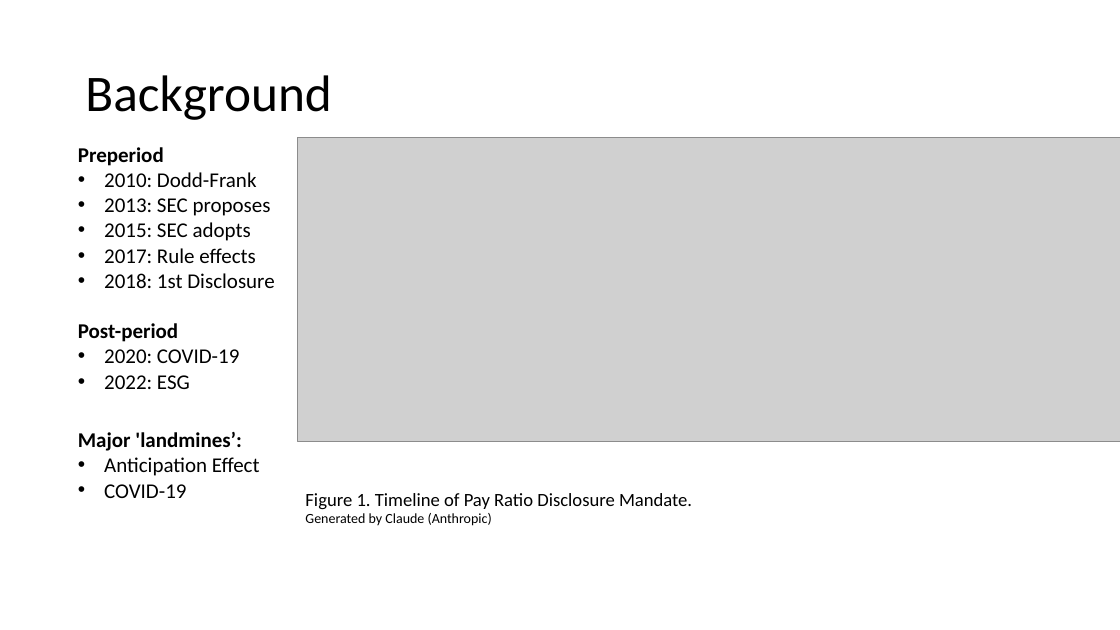
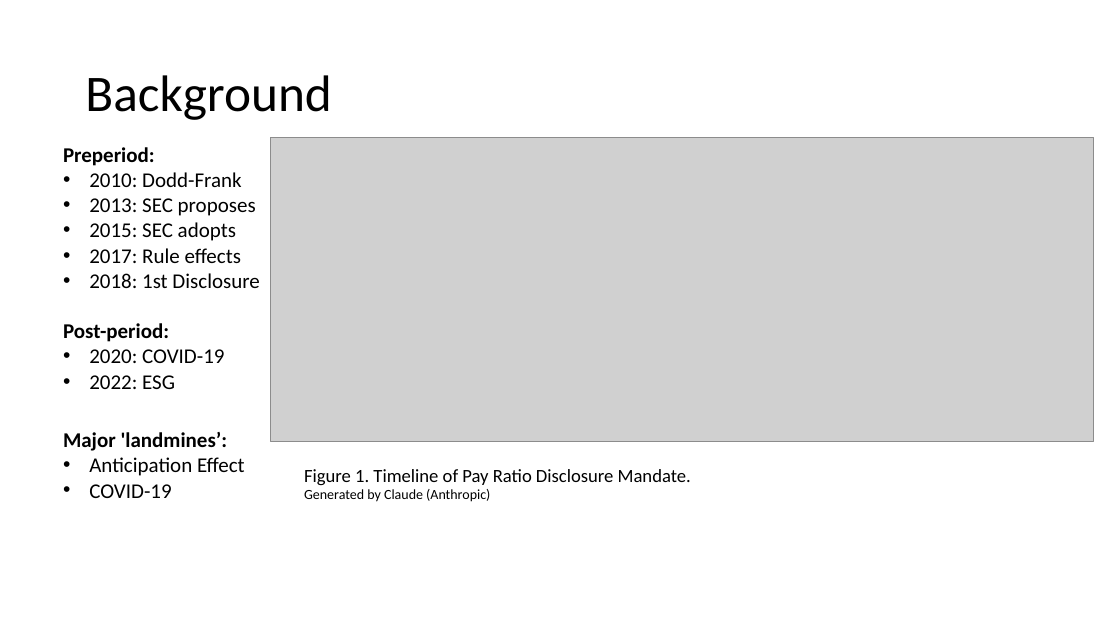
Before and after one commit to xianghancao/ECF, a slide deck: slide 5 of ECF_5.9.pptx. Drawn at 1120x630 pixels with LibreOffice and Linux fonts; fonts in the diff are those of the drawing; grey boxes stand for pictures. Boxes give left, top, right and bottom in pixels: in the first picture for what was removed or moved away, otherwise in the second. Text is boxed around its words. In the diff, an @@ line names an element or a change of style, - is before the commit and + after.

```diff
--- a/ECF_5.9.pptx
+++ b/ECF_5.9.pptx
@@ text "Preperiod:": place and size @@
-text "Preperiod:" at box(78, 147, 274, 389)
+text "Preperiod:" at box(63, 147, 259, 389)
@@ text at box(63, 147, 155, 166): text changed @@
-Preperiod
+Preperiod:
@@ picture: place and size @@
-picture at box(297, 137, 1120, 441)
+picture at box(271, 137, 1094, 441)
@@ text at box(63, 323, 169, 342): text changed @@
-Post-period
+Post-period:
@@ text "Major 'landmines’:": place and size @@
-text "Major 'landmines’:" at box(78, 432, 260, 498)
+text "Major 'landmines’:" at box(63, 432, 245, 498)
@@ text "Figure 1. Timeline of Pay ...": place and size @@
-text "Figure 1. Timeline of Pay ..." at box(305, 493, 692, 526)
+text "Figure 1. Timeline of Pay ..." at box(304, 469, 691, 502)
```
Also in this commit, not shown: 2 other slides changed.
